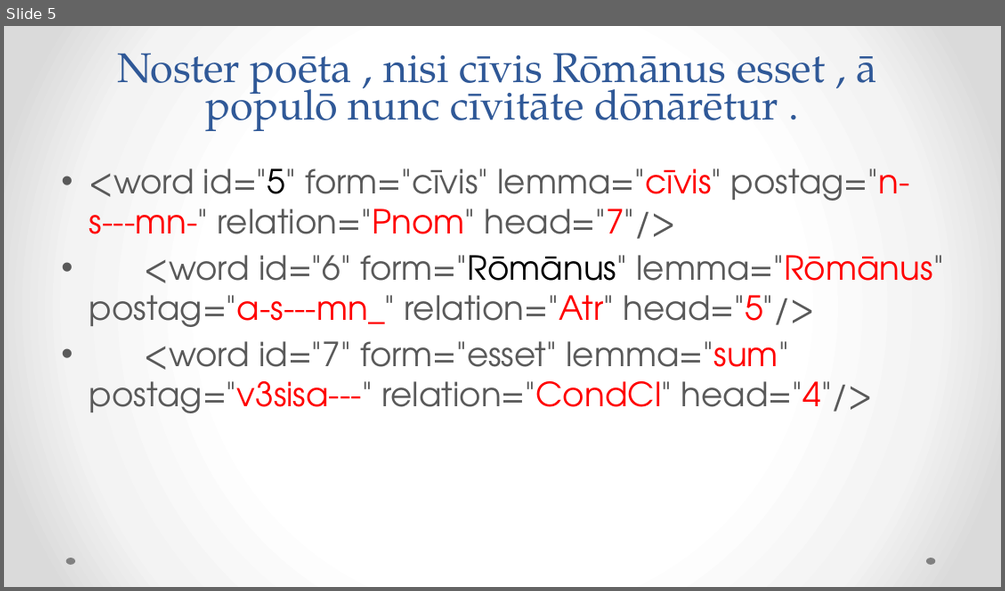
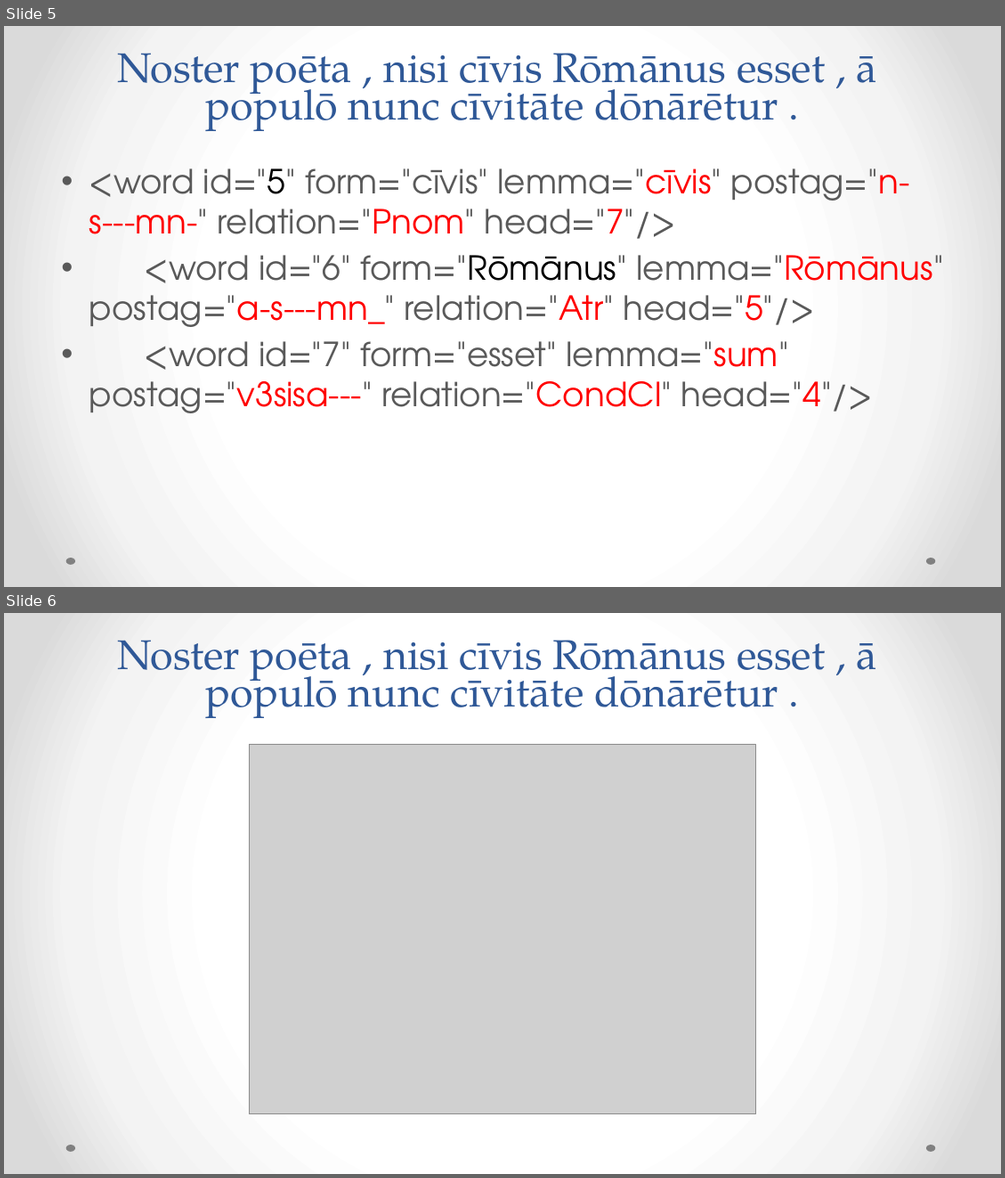
Before and after one commit to rgorman/syntacto_stylistics, a slide deck: Presentations/CAMWS_2016/Gorman_camws_2016.pptx. Shown one above the other, each under a label of ours: slide 5 before the commit, slides 5 and 6 after it. The pictures are 1005x591 and 1005x1178 pixels, drawn with LibreOffice and Linux fonts; fonts in the diff are those of the drawing; grey boxes stand for pictures. Boxes give left, top, right and bottom in pixels: in the first picture for what was removed or moved away, otherwise in the second. Text is boxed around its words. In the diff, an @@ line names an element or a change of style, - is before the commit and + after.

```diff
--- a/Presentations/CAMWS_2016/Gorman_camws_2016.pptx
+++ b/Presentations/CAMWS_2016/Gorman_camws_2016.pptx
@@ slide 6 added at <box>4,613,1001,1174</box>, background gradient #FFFFFF to #F4F4F4 to #DADADA; not listed: 2 template elements that a slide beside it also shows @@
@@ title added at <box>117,640,876,718</box>, 40 pt, text #2F5897 @@
+Noster poēta , nisi cīvis Rōmānus esset , ā
+populō nunc cīvitāte dōnārētur .
@@ picture added at <box>250,744,755,1114</box> @@
```
Also in this commit, not shown: 13 other slides added.
